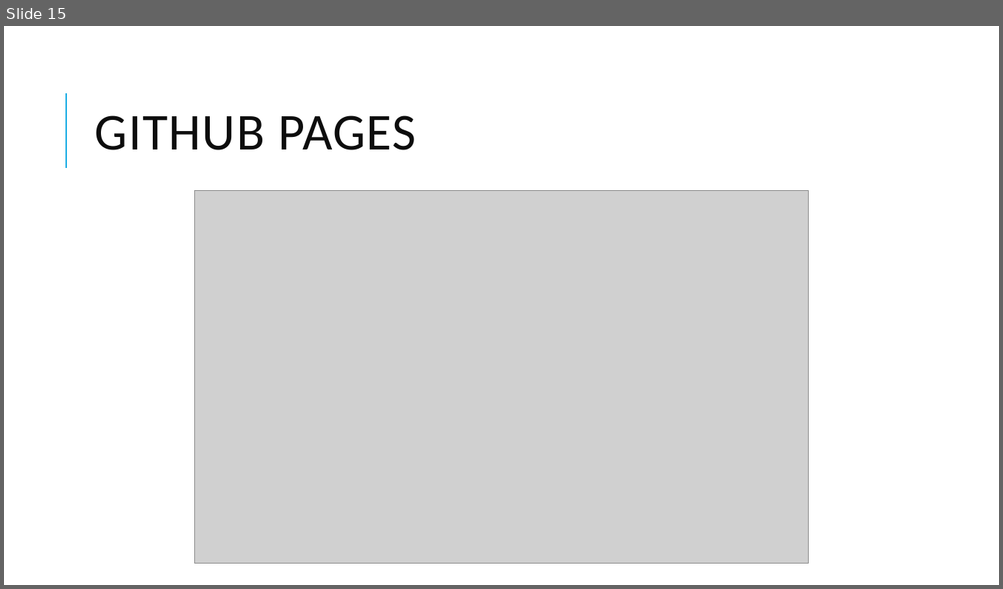
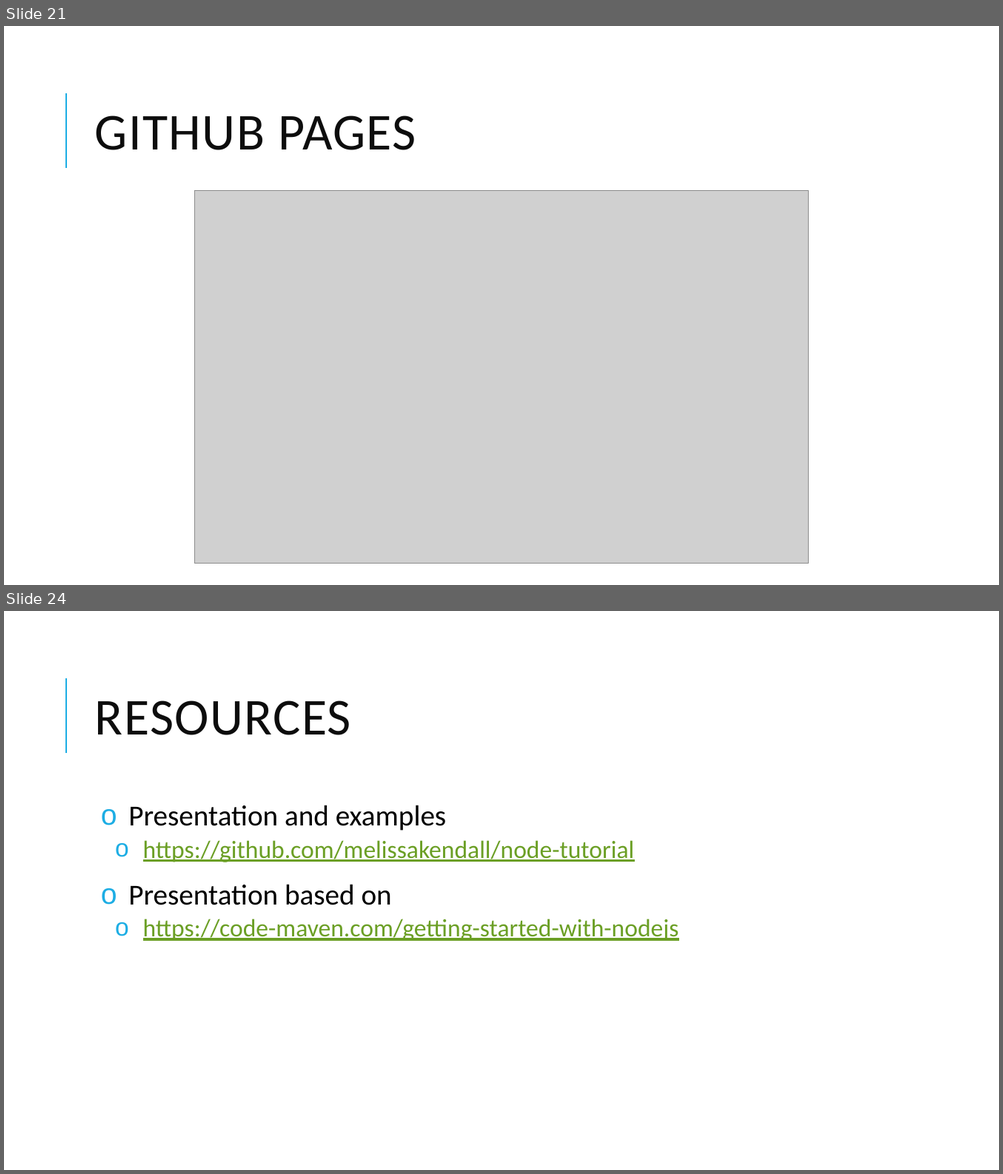
Before and after one commit to thm-design/node-tutorial, a slide deck: Learn Node.pptx. Shown one above the other, each under a label of ours: slide 15 before the commit, slides 21 and 24 after it; the slides between them are not shown. The pictures are 1003x589 and 1003x1174 pixels, drawn with LibreOffice and Linux fonts; fonts in the diff are those of the drawing; grey boxes stand for pictures. Boxes give left, top, right and bottom in pixels: in the first picture for what was removed or moved away, otherwise in the second. Text is boxed around its words. In the diff, an @@ line names an element or a change of style, - is before the commit and + after.

Commit message:
Examples

```diff
--- a/Learn Node.pptx
+++ b/Learn Node.pptx
@@ slide 24 added at box(4, 611, 999, 1170), background #FFFFFF; not listed: 1 template element that a slide beside it also shows @@
@@ title added at box(95, 701, 351, 735), 50 pt, text #0D0D0D @@
+RESOURCES
@@ text added at box(128, 805, 679, 941), 24 pt, text #6B9F25, underline @@
+o Presentation and examples
+  o https://github.com/melissakendall/node-tutorial
+o Presentation based on
+  o https://code-maven.com/getting-started-with-nodejs
@@ what was slide 15 is now slide 21 @@
```
Also in this commit, not shown: 8 slides changed, 26 other slides added, 2 slides removed, 9 other files.
